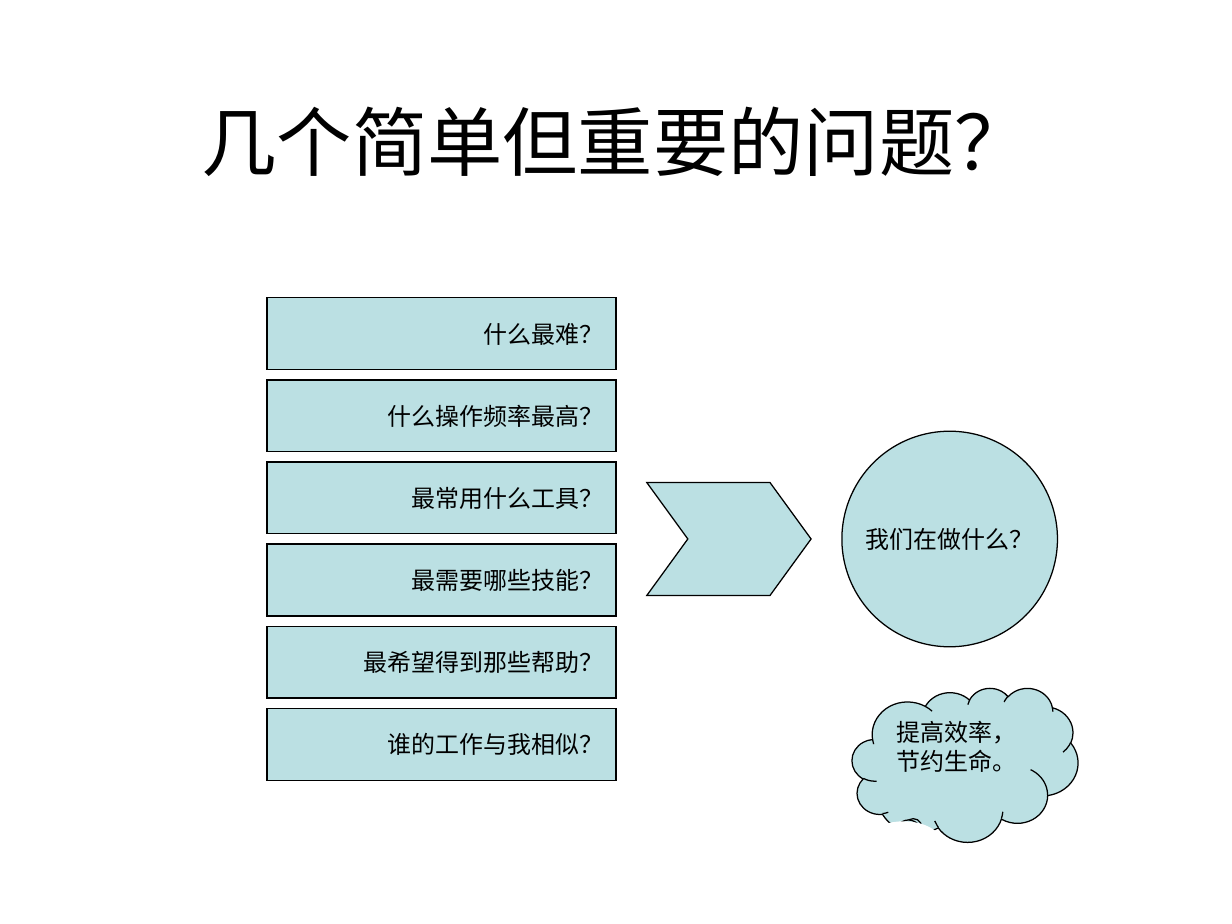
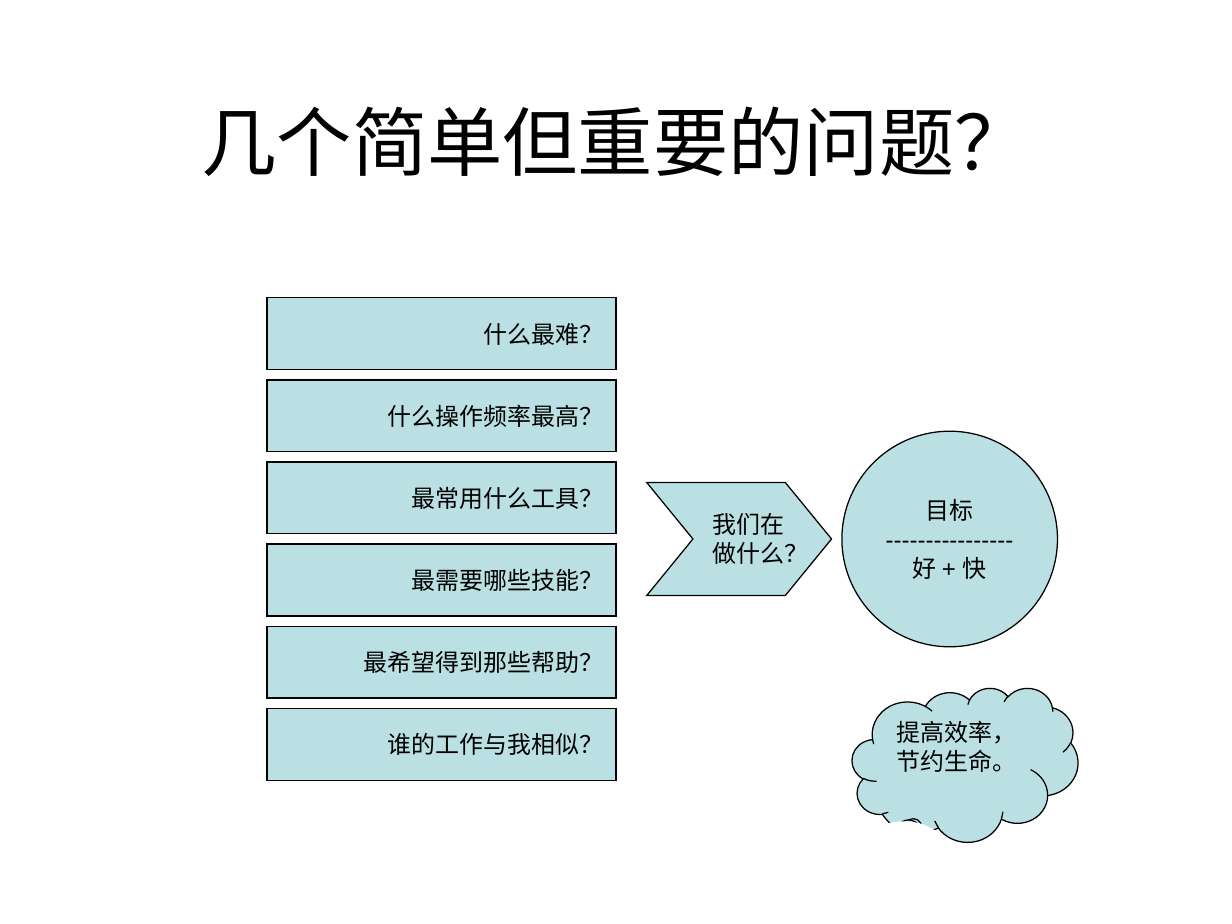
Before and after one commit to myedlt/myflash, a slide deck: slide 2 of docu/CWArch/课件模型.ppt. Drawn at 1232x924 pixels with LibreOffice and Linux fonts; fonts in the diff are those of the drawing. Boxes give left, top, right and bottom in pixels: in the first picture for what was removed or moved away, otherwise in the second. Text is boxed around its words. In the diff, an @@ line names an element or a change of style, - is before the commit and + after.

```diff
--- a/docu/CWArch/课件模型.ppt
+++ b/docu/CWArch/课件模型.ppt
@@ freeform shape: place and size @@
-freeform shape at bbox=[647, 483, 811, 596]
+freeform shape at bbox=[647, 483, 832, 596]
@@ text in ellipse at bbox=[913, 499, 987, 579]: text changed @@
-我们在做什么？
+目标
+----------------
+好 + 快
@@ text added at bbox=[713, 513, 809, 568], 14 pt, text #000000 @@
+我们在
+做什么？
```
Also in this commit, not shown: 1 other slide changed, 21 other files.
